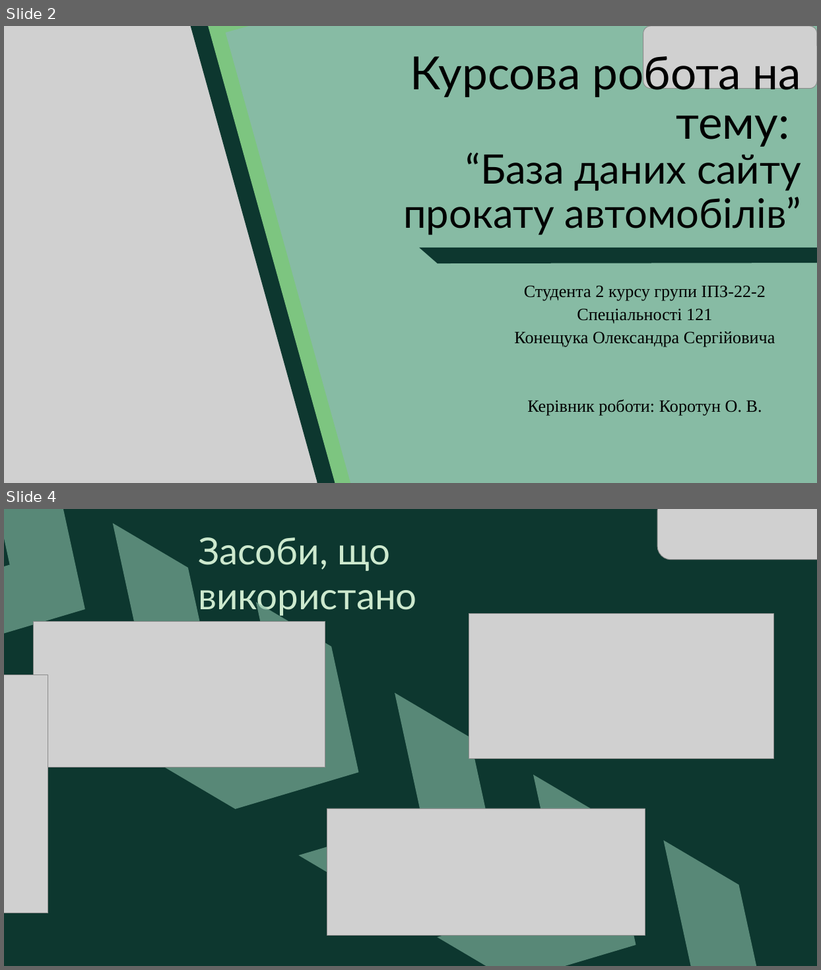
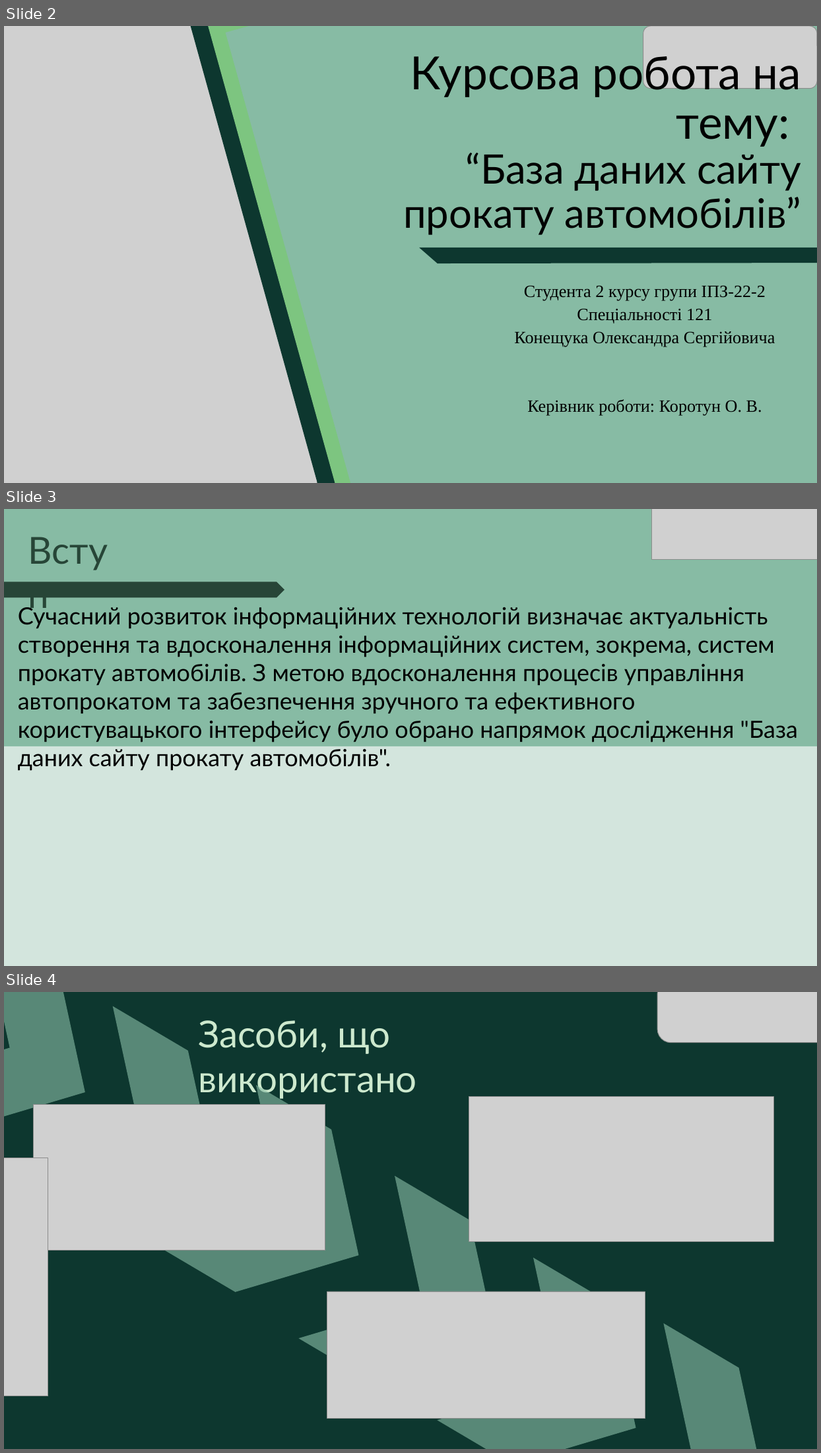
Before and after one commit to OleksandrKoneschuk/Car-Rent, a slide deck: курсова робота.Конещук.pptx. Shown one above the other, each under a label of ours: slides 2 and 4 before the commit, slides 2, 3 and 4 after it; the slides between them are not shown. The pictures are 821x970 and 821x1453 pixels, drawn with LibreOffice and Linux fonts; fonts in the diff are those of the drawing; grey boxes stand for pictures; background and template pictures are left out. Boxes give left, top, right and bottom in pixels: in the first picture for what was removed or moved away, otherwise in the second. Text is boxed around its words. In the diff, an @@ line names an element or a change of style, - is before the commit and + after.

```diff
--- a/курсова робота.Конещук.pptx
+++ b/курсова робота.Конещук.pptx
@@ slide 3 added at (x1=4, y1=509, x2=817, y2=966), background #87BBA4 @@
@@ chevron added at (x1=4, y1=509, x2=37, y2=586), fill #87BBA4 at 62% opacity @@
@@ text added at (x1=22, y1=524, x2=120, y2=575), 44 pt, text #274537 @@
+Вступ
@@ picture added at (x1=652, y1=509, x2=817, y2=560) @@
@@ pentagon arrow added at (x1=4, y1=582, x2=284, y2=597), fill #274537 @@
@@ text added at (x1=18, y1=604, x2=798, y2=771), 28 pt, text #000000 @@
+Сучасний розвиток інформаційних технологій визначає актуальність створення та вдосконалення інформаційних систем, зокрема, систем прокату автомобілів. З метою вдосконалення процесів управління автопрокатом та забезпечення зручного та ефективного користувацького інтерфейсу було обрано напрямок дослідження "База даних сайту прокату автомобілів".
@@ rectangle added at (x1=4, y1=747, x2=817, y2=966), fill #D3E5DD @@
```
Also in this commit, not shown: 1 other slide added, 8 slides removed, 7 other files.
